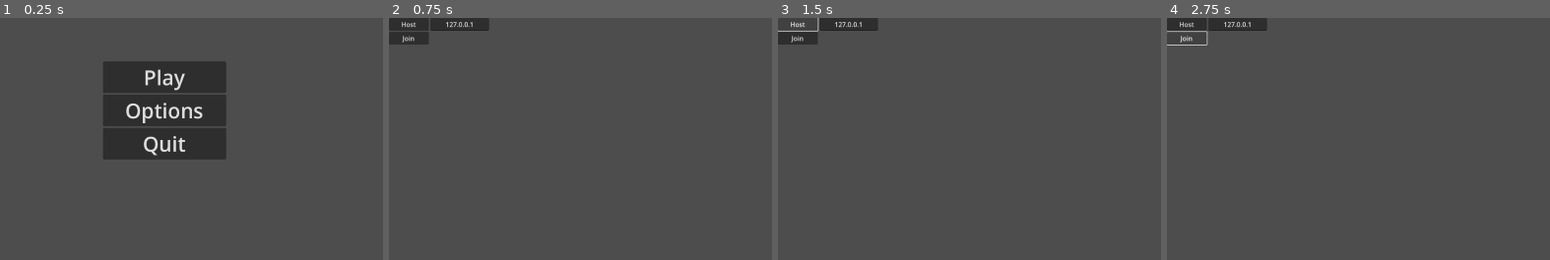
Above: before the commit, frames 1-4 (left to right).
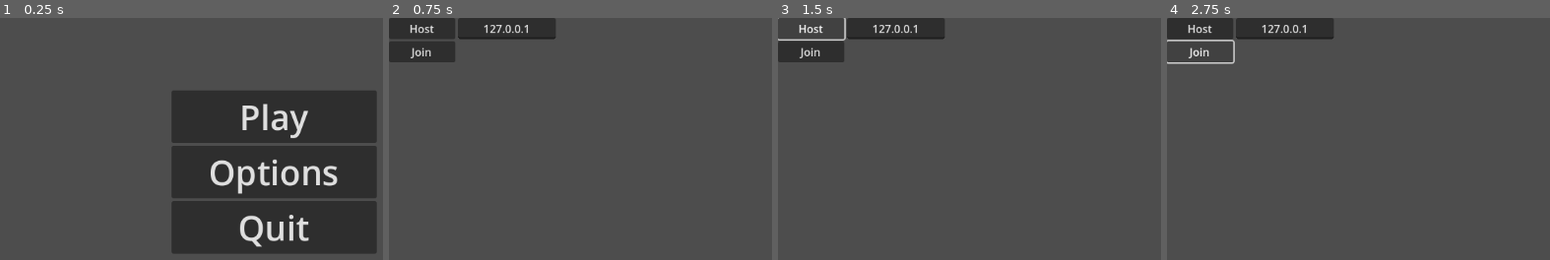
Above: after the commit, the same moments.

Repository: Tarnest/Spacewar-Clone
Game: Godot game, scene res://Main/main.tscn
The game is run twice, just before and just after one commit, with the same random seed, the same clock (stepped at 60 frames per second) and the same inputs.
Inputs:
- Up to frame 1 (0.25 s): no input
- Up to frame 2 (0.75 s): click "Play" at 0.5 s
- Up to frame 3 (1.5 s): click "Host" at 1.25 s
- Up to frame 4 (2.75 s): click "Join" at 2 s

The runs differ from the first frame. In frame 1, 39% of the frame differs, in the area x 26-99%, y 17-98%; in frame 2, 3.6%; in frame 3, 3.5%; in frame 4, 2.8%.
Error in both runs: Attempt to call function 'compress' in base 'null instance' on a null instance. (res://Menus/Lobby/lobby.gd:64)

Commit message:
changed window size

Diff:
--- a/project.godot
+++ b/project.godot
@@ -17,9 +17,6 @@
 
 [display]
 
-window/size/viewport_width=1920
-window/size/viewport_height=1080
-window/size/mode=3
 window/size/resizable=false
 window/stretch/mode="viewport"
 window/stretch/aspect="expand"
